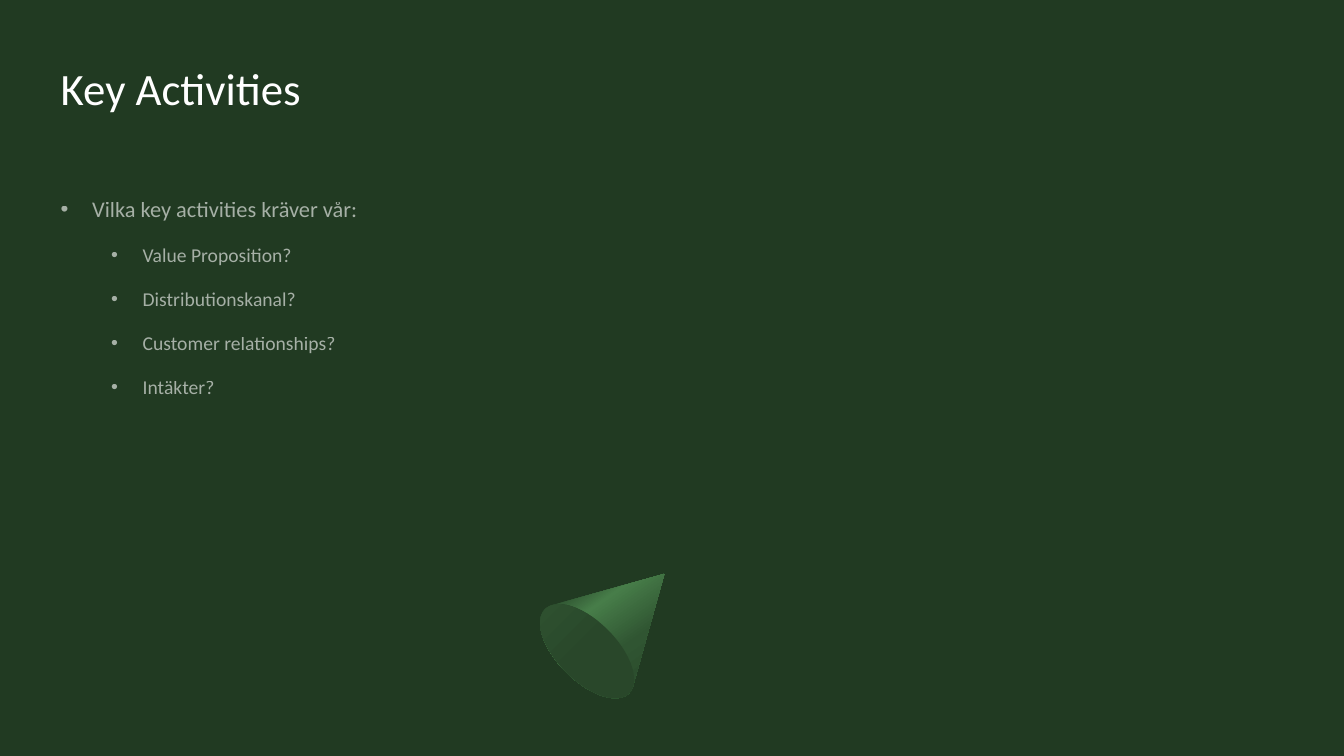
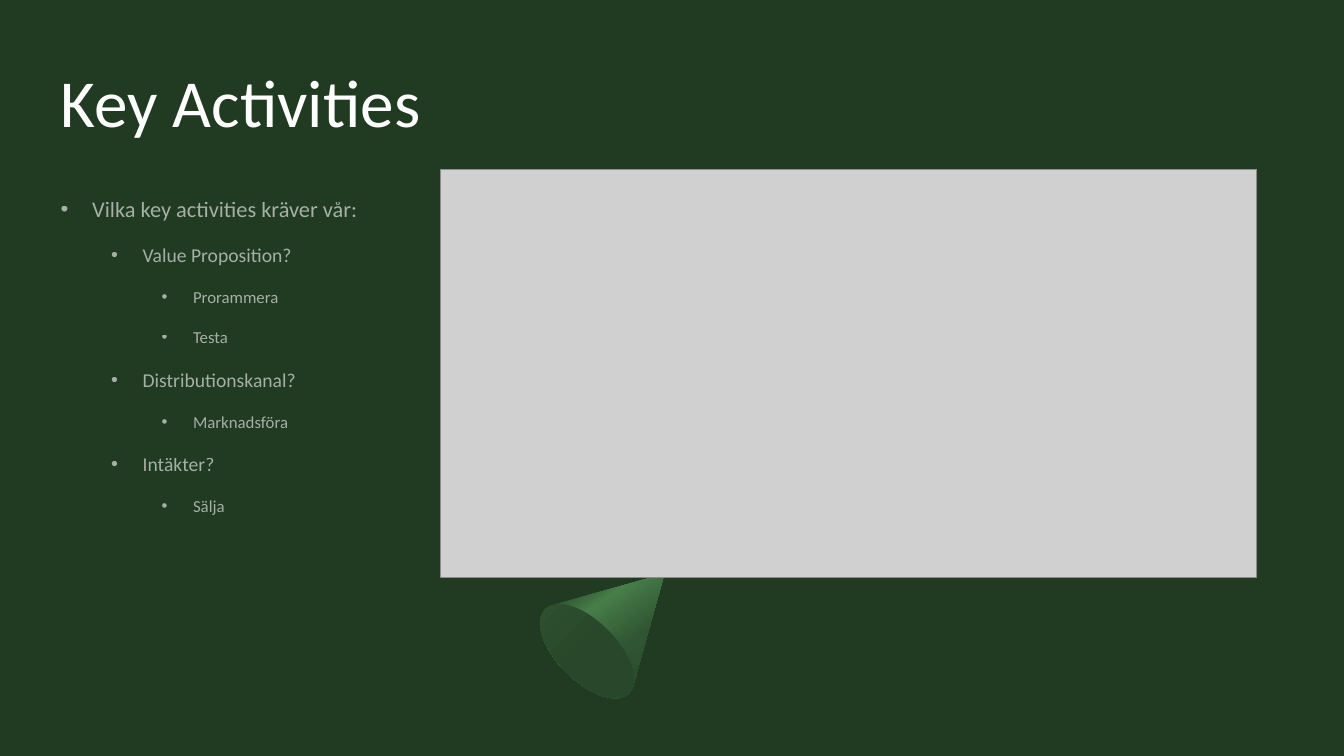
Before and after one commit to Sjofil/HASAB-IDA3, a slide deck: slide 3 of Business Canvas Model/Business canvas model.pptx. Drawn at 1344x756 pixels with LibreOffice and Linux fonts; fonts in the diff are those of the drawing; grey boxes stand for pictures. Boxes give left, top, right and bottom in pixels: in the first picture for what was removed or moved away, otherwise in the second. Text is boxed around its words. In the diff, an @@ line names an element or a change of style, - is before the commit and + after.

```diff
--- a/Business Canvas Model/Business canvas model.pptx
+++ b/Business Canvas Model/Business canvas model.pptx
@@ title "Key Activities" at bbox=[61, 80, 420, 138]: size 32 to 48 pt @@
@@ picture added at bbox=[442, 169, 1257, 578] @@
@@ text at bbox=[193, 292, 278, 343]: paragraphs added @@
+    • Prorammera
+    • Testa
@@ text at bbox=[193, 416, 288, 428]: text changed; size 14 to 12 pt @@
-  • Customer relationships?
+    • Marknadsföra
@@ text at bbox=[193, 500, 225, 515]: paragraph added @@
+    • Sälja
```
Also in this commit, not shown: 8 other slides changed.
